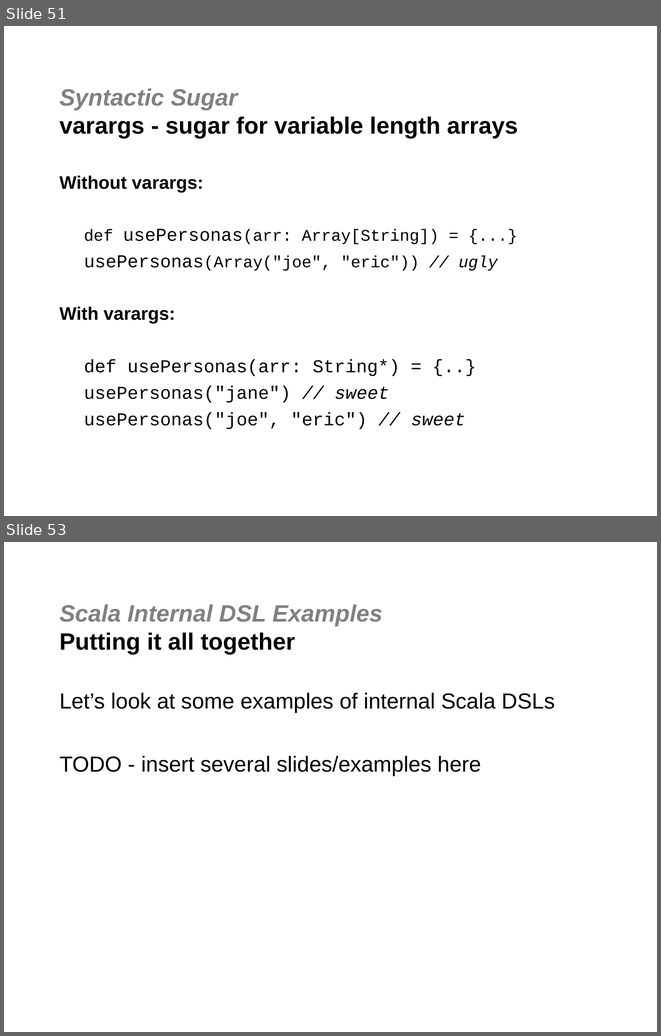
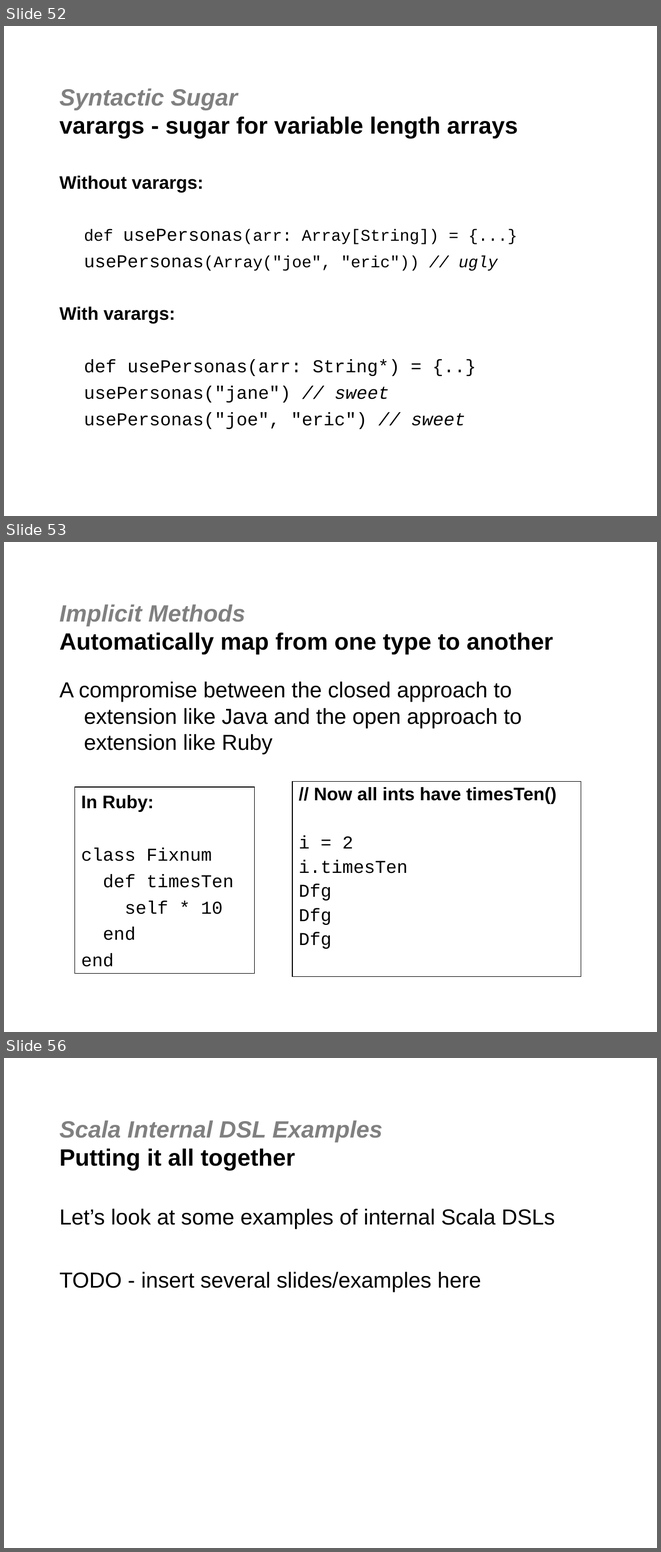
Before and after one commit to jgoodsen/agile2010, a slide deck: 03-scala.ppt. Shown one above the other, each under a label of ours: slides 51 and 53 before the commit, slides 52, 53 and 56 after it; the slides between them are not shown. The pictures are 661x1036 and 661x1552 pixels, drawn with LibreOffice and Linux fonts; fonts in the diff are those of the drawing; background and template pictures are left out. Boxes give left, top, right and bottom in pixels: in the first picture for what was removed or moved away, otherwise in the second. Text is boxed around its words. In the diff, an @@ line names an element or a change of style, - is before the commit and + after.

Commit message:
added baysick and more slides on implicit functions

```diff
--- a/03-scala.ppt
+++ b/03-scala.ppt
@@ slide 53 added at (x1=4, y1=542, x2=657, y2=1032), background #FFFFFF @@
@@ title added at (x1=60, y1=605, x2=553, y2=654), 26 pt, text #000000, bold @@
+Implicit Methods
+Automatically map from one type to another
@@ text added at (x1=60, y1=681, x2=522, y2=754), 24 pt, text #000000 @@
+A compromise between the closed approach to extension like Java and the open approach to extension like Ruby
@@ rectangle added at (x1=74, y1=787, x2=254, y2=973), outline #000000 0.74 pt, 20 pt, text #000000 @@
+In Ruby:
+class Fixnum
+def timesTen
+self * 10
+end
+end
@@ rectangle added at (x1=293, y1=782, x2=581, y2=977), outline #000000 0.74 pt, 20 pt, text #000000, bold @@
+// Now all ints have timesTen()
+i = 2
+i.timesTen
+Dfg
+Dfg
+Dfg
@@ what was slide 51 is now slide 52 @@
@@ what was slide 53 is now slide 56 @@
```
Also in this commit, not shown: 5 slides changed, 2 other slides added, 1 slide removed, 2 other files.
